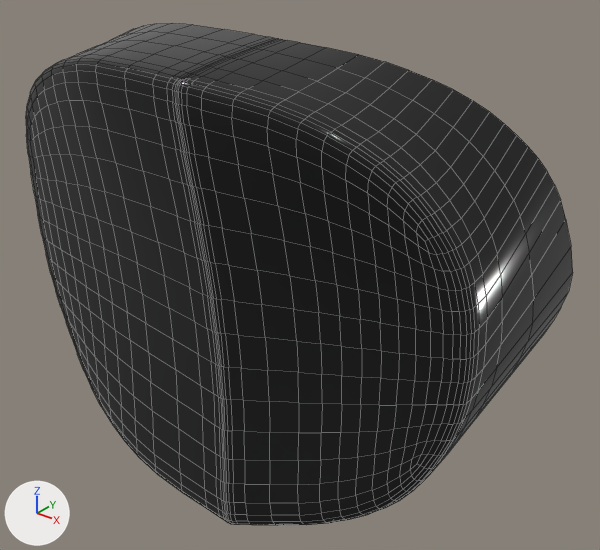
The FBX model interface/resources/meshes/controller/touch/touch_l_trigger.fbx: old version first, new version second.
Before and after are seen from a 50 mm lens placed at (0.0283, -0.0509, -0.0006), pointed at (0.0022, -0.0183, -0.0208). Every picture has the same lights, and +X, +Y and +Z are marked at lower left. Mesh edges are drawn as thin lines.

Names of what the first picture shows: 'main_trigger_PLY.005'.
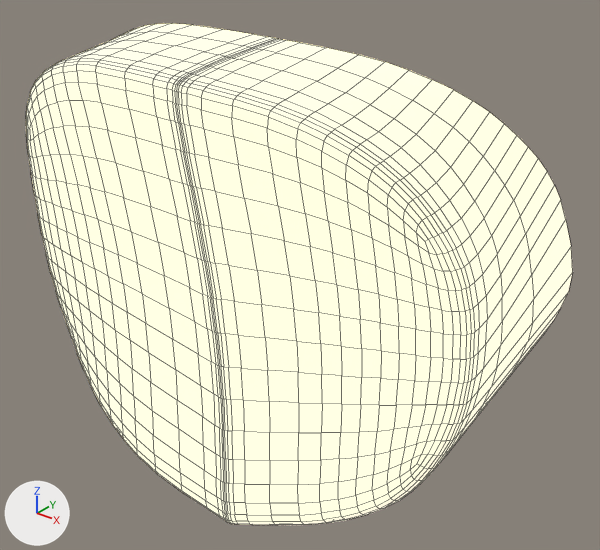
Commit message: Fix emissive channel on touch models

Pixel boxes (x1, y1, x2, y2) of what changed, in the pictures (600 x 550 px):
'main_trigger_PLY.005', recoloured (black to white)
    both: (26, 23, 573, 525)

What changed in the scene script:
```text
Add img_l_controller_highlight_dif_jpg:
    img_l_controller_highlight_dif_jpg = load_image('L_controller-highlight_DIF.jpg', '_unpacked/L_controller-highlight_DIF.jpg', 768, 768, 'Non-Color')
Add mat_highlight:
    mat_highlight = bpy.data.materials.new('highlight')
    # uses the picture img_l_controller_highlight_dif_jpg
Change me_untitled_012:
    where me_untitled_012.from_pydata(...)  # 1141 vertices, 1104 faces; spans x -0.0129..0.0146, y -0.028..-0.0096, z -0.0325..-0.0073
    remove me_untitled_012.materials.append(mat_gloss)
    add me_untitled_012.materials.append(mat_highlight)
```
